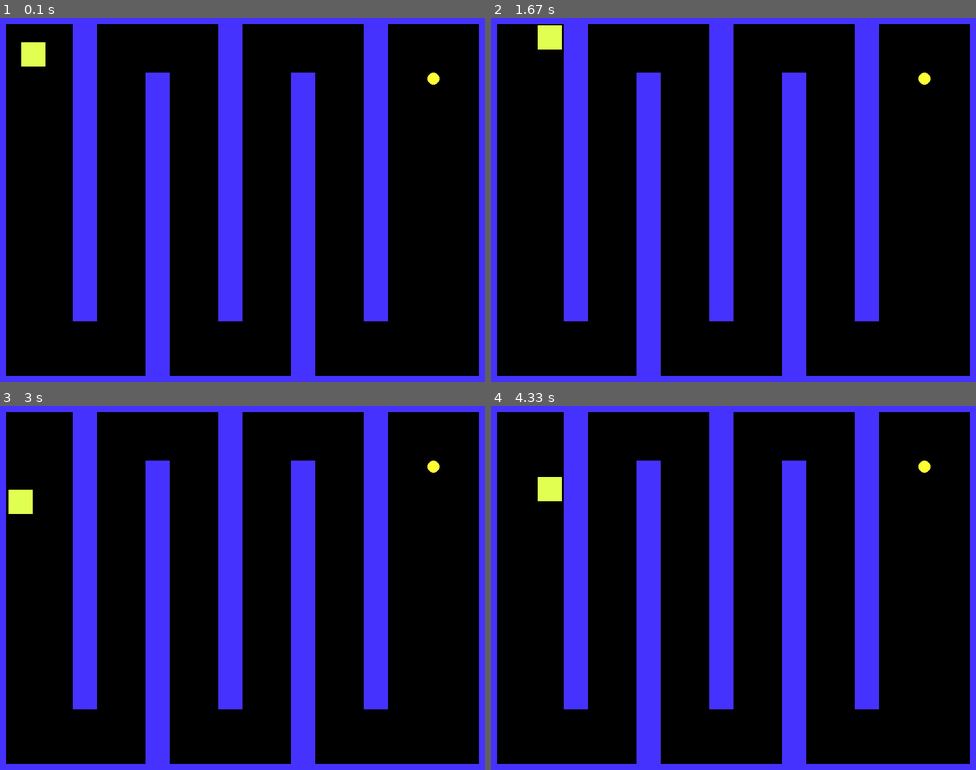
Above: before the commit, frames 1-4 (two rows, left to right).
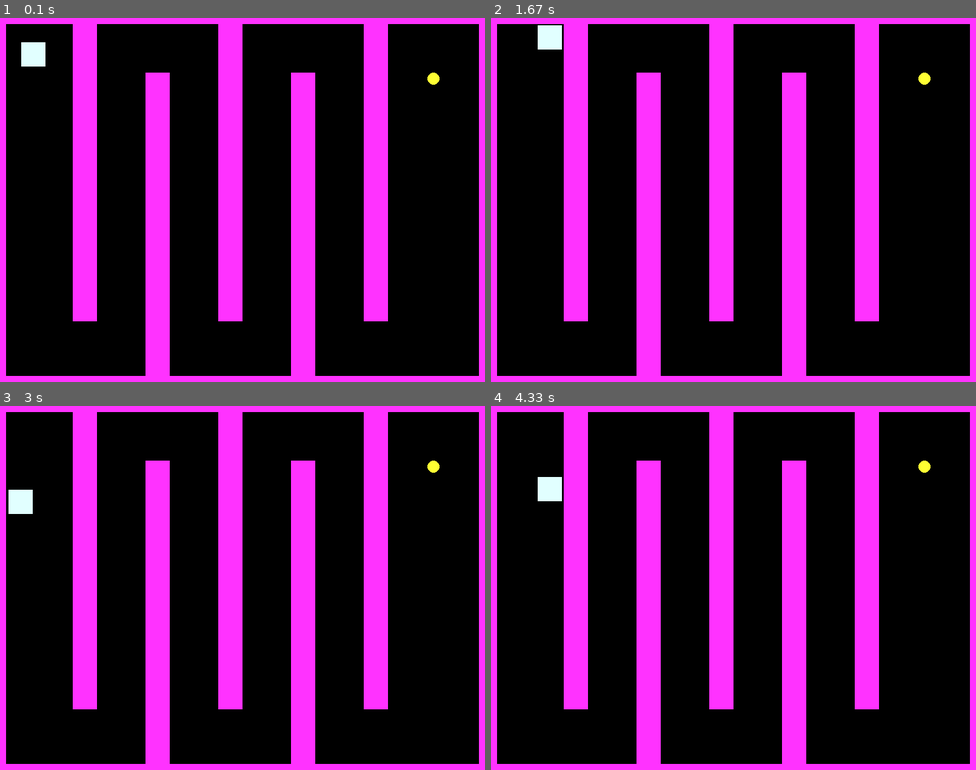
Above: after the commit, the same moments.

Repository: PikaPool360/py_game
Game: pygame game, started from main.py
The game is run twice, just before and just after one commit, with the same random seed, the same clock (stepped at 60 frames per second) and the same inputs.
Inputs:
- Up to frame 1 (0.1 s): no input
- Up to frame 2 (1.67 s): hold D 0.33-0.8 s; hold W 0.83-1.13 s
- Up to frame 3 (3 s): hold A 1.67-2.2 s; hold S 2.23-2.53 s
- Up to frame 4 (4.33 s): hold W 3-3.37 s; hold D 3.4-4.03 s; hold S from 4.07 s (still down)

The runs differ from the first frame. In frame 1, 27% of the frame differs, in the area x 0-100%, y 0-100%; in frame 2, 27%; in frame 3, 27%; in frame 4, 27%.

Commit message:
changed the colours

Diff:
--- a/main.py
+++ b/main.py
@@ -5,8 +5,8 @@
 
 SCREEN_WIDTH = 800
 SCREEN_HEIGHT = 600
-PLAYER_COLOUR = (225, 255, 80,)
-WALL_COLOUR = (70, 50, 255)
+PLAYER_COLOUR = (225, 255, 255,)
+WALL_COLOUR = (255, 50, 255)
 PLAYER_SPEED = 7
 
 clock = pygame.time.Clock()
